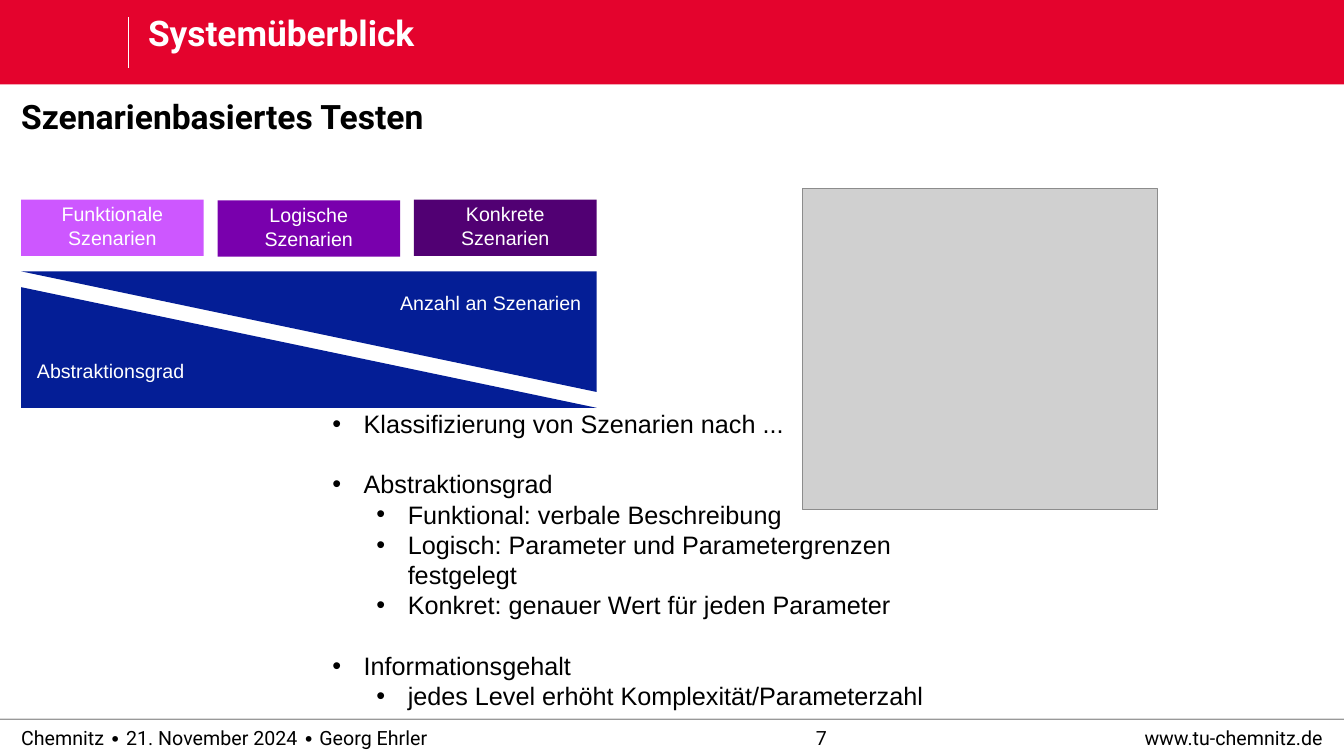
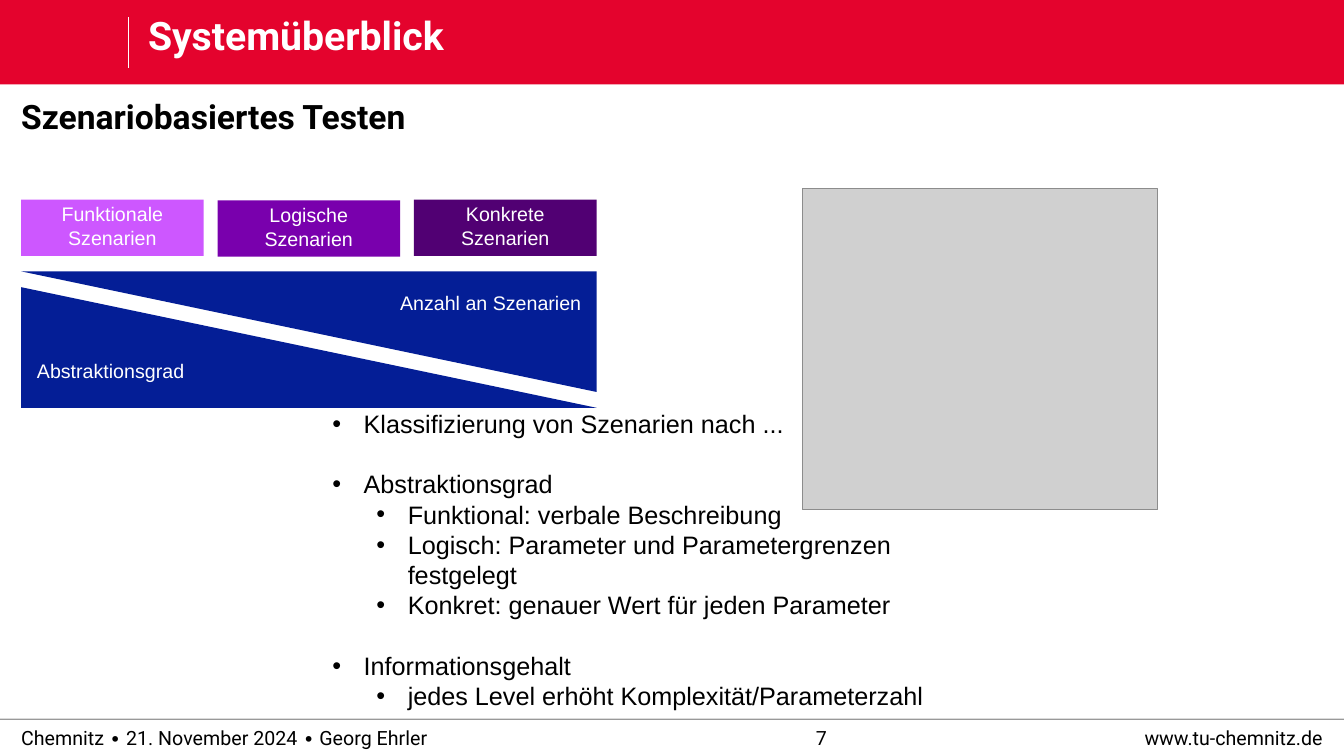
Before and after one commit to derEhrler/ACSDthesis_edited, a slide deck: slide 7 of defense/praktikum_defense.pptx. Drawn at 1344x756 pixels with LibreOffice and Linux fonts; fonts in the diff are those of the drawing; grey boxes stand for pictures; background and template pictures are left out. Boxes give left, top, right and bottom in pixels: in the first picture for what was removed or moved away, otherwise in the second. Text is boxed around its words. In the diff, an @@ line names an element or a change of style, - is before the commit and + after.

```diff
--- a/defense/praktikum_defense.pptx
+++ b/defense/praktikum_defense.pptx
@@ title "Systemüberblick" at [148,20,444,59]: size 25.2 to 28 pt; line spacing 0.88 to 0.9 @@
@@ text at [21,103,405,130]: text changed @@
-Szenarienbasiertes Testen
+Szenariobasiertes Testen
```
Also in this commit, not shown: 10 other slides changed, 2 slides added, 3 slides removed.
